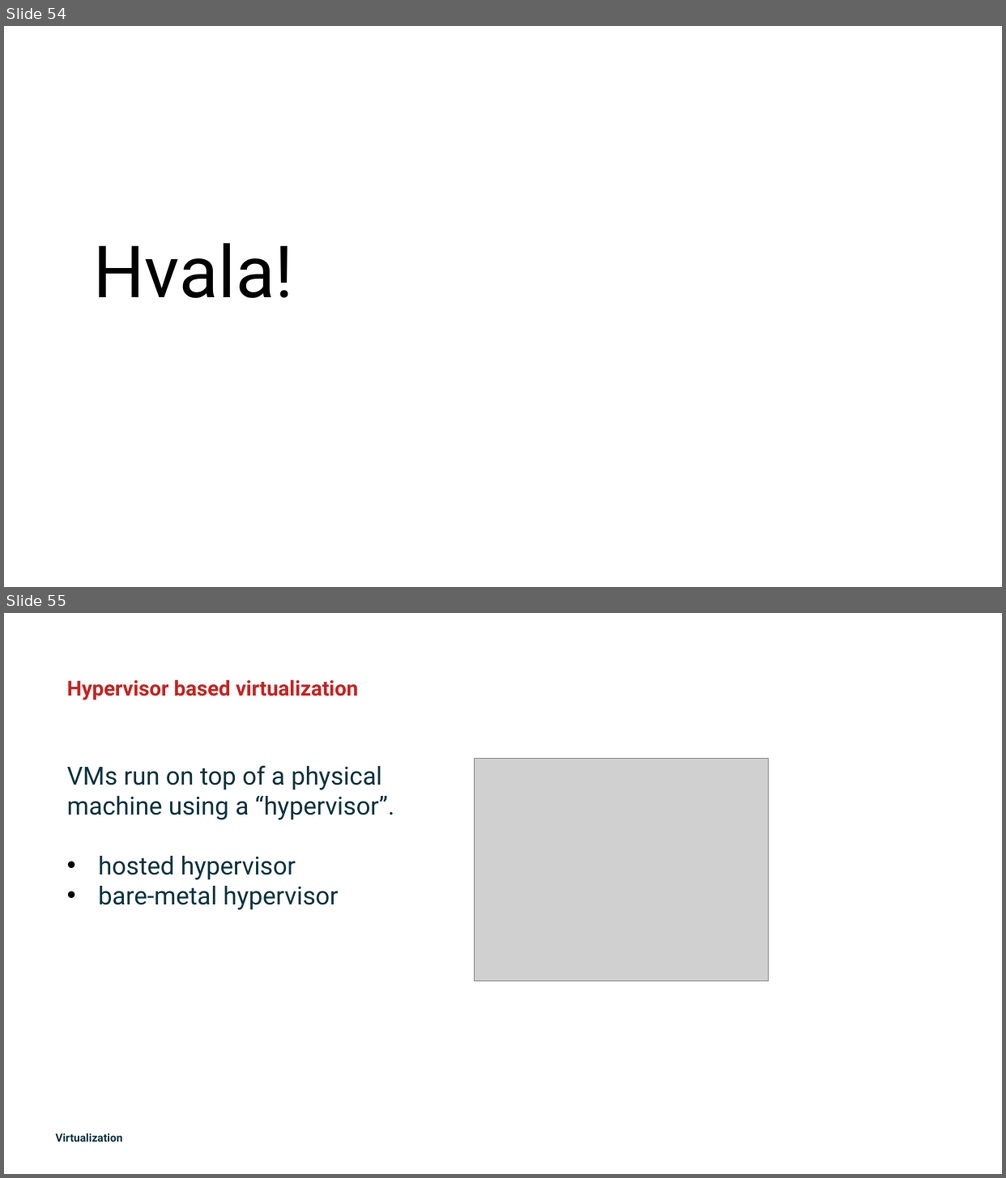
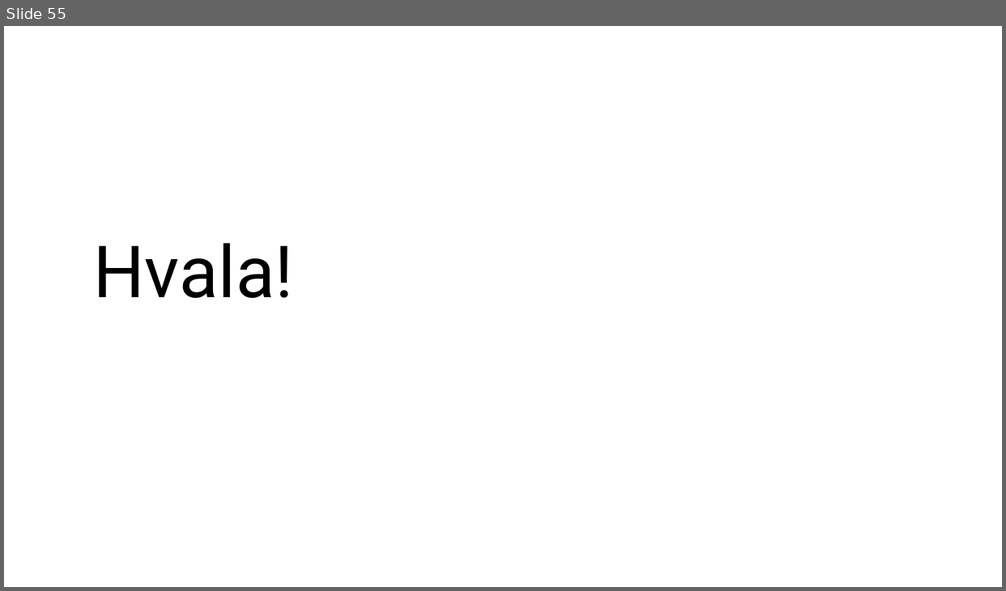
Before and after one commit to true-north-engineering/pbz-educ, a slide deck: S1_Containers.pptx. Shown one above the other, each under a label of ours: slides 54 and 55 before the commit, slide 55 after it. The pictures are 1006x1178 and 1006x591 pixels, drawn with LibreOffice and Linux fonts; fonts in the diff are those of the drawing; grey boxes stand for pictures. Boxes give left, top, right and bottom in pixels: in the first picture for what was removed or moved away, otherwise in the second. Text is boxed around its words. In the diff, an @@ line names an element or a change of style, - is before the commit and + after.

```diff
--- a/S1_Containers.pptx
+++ b/S1_Containers.pptx
@@ slide 55 removed at [4,613,1002,1174], background #FFFFFF @@
@@ text removed at [67,679,394,910] @@
-Hypervisor based virtualization
-VMs run on top of a physical machine using a “hypervisor”.
-• hosted hypervisor
-• bare-metal hypervisor
@@ picture removed at [474,759,769,982] @@
@@ text removed at [56,1133,123,1142] @@
-Virtualization
@@ what was slide 54 is now slide 55 @@
```
Also in this commit, not shown: 1 slide changed, 2 slides added, 1 other slide removed, 8 other files.
